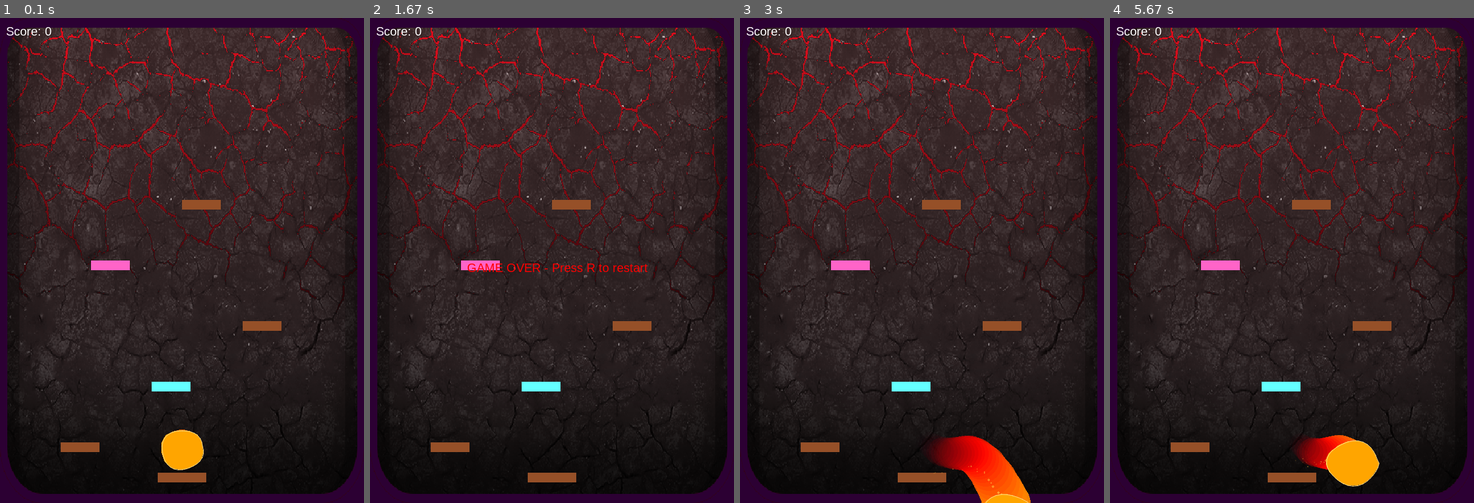
Above: before the commit, frames 1-4 (left to right).
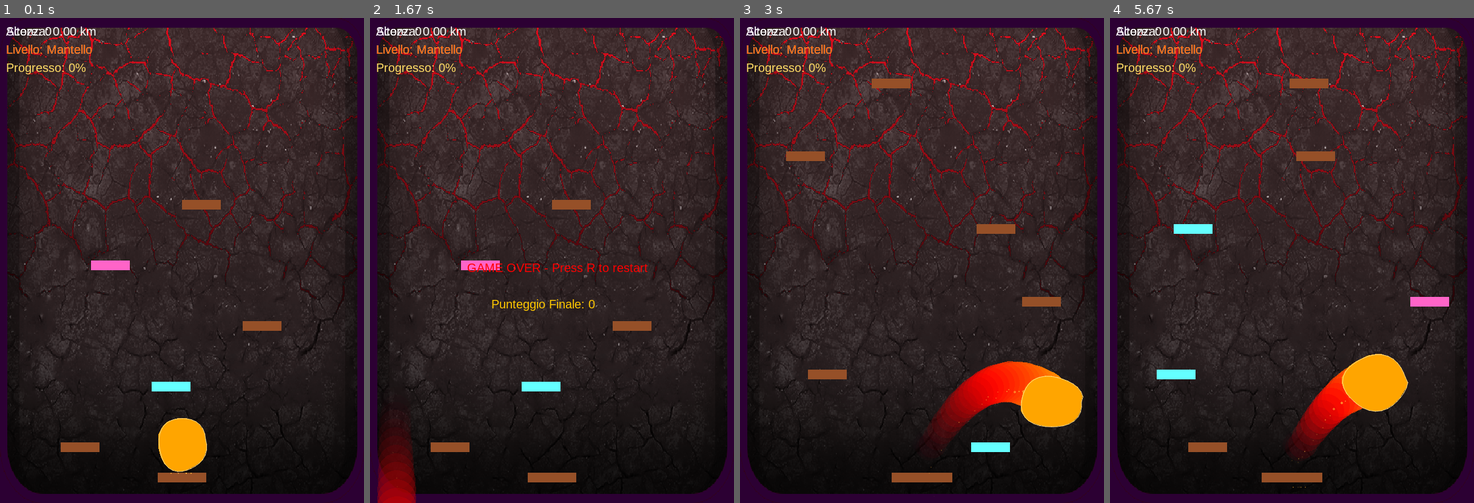
Above: after the commit, the same moments.

Repository: neverstones/volcano
Game: pygame game, started from riseup.py
The game is run twice, just before and just after one commit, with the same random seed, the same clock (stepped at 60 frames per second) and the same inputs.
Inputs:
- Up to frame 1 (0.1 s): no input
- Up to frame 2 (1.67 s): hold Left 0.33-0.87 s; hold Left 0.9-1.3 s; hold Right from 1.33 s (still down)
- Up to frame 3 (3 s): release Right at 1.97 s; hold R 2.5-2.97 s; hold Right 2.5-2.97 s
- Up to frame 4 (5.67 s): hold Right 3-3.47 s; tap Space at 4 s; hold R from 5.33 s (still down); hold Right from 5.33 s (still down)

The runs differ from the first frame. In frame 1, 1.0% of the frame differs, in the area x 1-57%, y 1-94%; in frame 2, 2.2%; in frame 3, 8.7%, in the area x 1-95%, y 1-100%; in frame 4, 7.1%.

Commit message:
Update riseup.py

Diff:
--- a/riseup.py
+++ b/riseup.py
@@ -1,6 +1,21 @@
 import pygame, random, math, sys
+import logging
+from datetime import datetime
 
 pygame.init()
+
+# Configurazione del logging
+log_filename = f"volcano_debug_{datetime.now().strftime('%Y%m%d_%H%M%S')}.log"
+logging.basicConfig(
+    filename=log_filename,
+    level=logging.DEBUG,
+    format='%(asctime)s - %(message)s',
+    datefmt='%H:%M:%S'
+)
+
+def log_debug(message):
+    print(f"DEBUG - {message}")
+    logging.debug(message)
 
 # ----------------- Window -----------------
 WIDTH, HEIGHT = 600, 800
@@ -9,11 +24,29 @@
 clock = pygame.time.Clock()
 FONT = pygame.font.SysFont("Arial", 20)
 
+# ----------------- Game Levels -----------------
+LEVEL_MANTELLO = 0
+LEVEL_CROSTA = 1
+LEVEL_VULCANO = 2
+
+level_names = ["Mantello", "Crosta Terrestre", "Vulcano"]
+# Definiamo le altezze in km per ogni livello
+MANTELLO_HEIGHT = 15  # 15 km per il mantello
+CROSTA_HEIGHT = 30    # +15 km per la crosta (totale 30km)
+VULCANO_HEIGHT = 40   # +10 km per il vulcano (totale 40km)
+
+level_heights = [MANTELLO_HEIGHT * 1000, (CROSTA_HEIGHT - MANTELLO_HEIGHT) * 1000, (VULCANO_HEIGHT - CROSTA_HEIGHT) * 1000]  # conversione in pixel (1 km = 1000 pixel)
+level_colors = [
+    (255, 100, 0),    # Mantello: rosso-arancio caldo
+    (139, 69, 19),    # Crosta: marrone
+    (169, 169, 169)   # Vulcano: grigio
+]
+
 # ----------------- Load Background Tiles -----------------
 bg_tiles = [
-    pygame.image.load("./RoundedBlocks/lava.png").convert(),
-    pygame.image.load("./RoundedBlocks/stone.png").convert(),
-    pygame.image.load("./RoundedBlocks/ground.png").convert_alpha()
+    pygame.image.load("./RoundedBlocks/lava.png").convert(),    # mantello
+    pygame.image.load("./RoundedBlocks/stone.png").convert(),   # crosta
+    pygame.image.load("./RoundedBlocks/ground.png").convert_alpha()  # vulcano
 ]
 
 # scale tiles
@@ -50,26 +83,34 @@
         self.particles = []
 
     def apply_input(self, keys):
-        speed = 5
+        accel = 1.2
+        max_speed = 8
+        friction = 0.85
+
         if keys[pygame.K_LEFT] or keys[pygame.K_a]:
-            self.vx = -speed
+            self.vx = max(-max_speed, self.vx - accel)
         elif keys[pygame.K_RIGHT] or keys[pygame.K_d]:
-            self.vx = speed
+            self.vx = min(max_speed, self.vx + accel)
         else:
-            self.vx = 0
+            self.vx *= friction  # scivolamento graduale
 
     def update_physics(self, dt, gravity=0.8):
-        self.vy += gravity
+        # Limita la velocità massima di caduta
+        max_fall_speed = 15
+        self.vy = min(self.vy + gravity, max_fall_speed)
+
+        # Aggiorna posizione
         self.x += self.vx
         self.y += self.vy
 
-        # horizontal walls
+        # Rimbalzo dalle pareti con effetto elastico
+        bounce_factor = 0.7
         if self.x - self.radius < 0:
             self.x = self.radius
-            self.vx = 0
+            self.vx = abs(self.vx) * bounce_factor
         if self.x + self.radius > WIDTH:
             self.x = WIDTH - self.radius
-            self.vx = 0
+            self.vx = -abs(self.vx) * bounce_factor
 
         # trail
         self.trail.insert(0, (self.x, self.y))
@@ -142,19 +183,29 @@
             int(c1[2]*(1-t)+c2[2]*t))
 
 def check_platform_collision(ball, platforms, world_offset):
-    # collisione se scende o fermo appoggiato
     for i, plat in enumerate(platforms):
         plat_rect = plat.copy()
         plat_rect.y += world_offset
+
+        # Verifica collisione orizzontale
         if ball.x + ball.radius > plat_rect.left and ball.x - ball.radius < plat_rect.right:
-            if ball.vy >= 0 and ball.y + ball.radius >= plat_rect.top and ball.y + ball.radius <= plat_rect.top + max(ball.vy,5):
-                return True, i
+            # Verifica collisione verticale solo quando la palla sta scendendo (vy >= 0)
+            if ball.vy >= 0:
+                ball_bottom = ball.y + ball.radius
+                # Aumenta il margine di collisione per rendere più facile atterrare
+                margin = 10
+                if ball_bottom >= plat_rect.top - margin and ball_bottom <= plat_rect.top + ball.vy + margin:
+                    print(f"DEBUG - Collisione con piattaforma {i} - Tipo: {platform_types[i]}")
+                    print(f"DEBUG - Posizione piattaforma: y={plat_rect.y}, player y={ball.y}")
+                    return True, i
     return False, None
 
 
 
+# ----------------- Reset Game -----------------
+
 def reset_game():
-    global player, world_offset, score, GAME_OVER, tiles_revealed
+    global player, world_offset, score, GAME_OVER, tiles_revealed, platforms, platform_types, current_level
     player.x = WIDTH//2
     player.y = HEIGHT - 100
     player.vx = player.vy = 0
@@ -164,10 +215,50 @@
     world_offset = 0
     score = 0
     GAME_OVER = False
-    tiles_revealed = 1  # mostra solo primo tile
+    tiles_revealed = 1
+    current_level = LEVEL_MANTELLO
+
+    print("DEBUG - Resettando il gioco")
+
+    # Resetta le piattaforme
+    platforms = []
+    platform_types = []
+
+    # Crea piattaforme iniziali
+    for i in range(15):  # Aumenta il numero di piattaforme iniziali
+        x = random.randint(50, WIDTH-100)
+        y = HEIGHT - 100 - i * 100
+        plat_width = 64
+        platforms.append(pygame.Rect(x, y, plat_width, 16))
+        plat_type = random.choices([0,1,2], weights=[40,40,20])[0]  # Più probabilità di boost all'inizio
+        platform_types.append(plat_type)
+        print(f"DEBUG - Creata piattaforma iniziale tipo {plat_type} a y={y}")
+
+    # Piattaforma di partenza più larga
+    start_platform = pygame.Rect(WIDTH//2 - 50, HEIGHT - 50, 100, 16)
+    platforms.insert(0, start_platform)
+    platform_types.insert(0, 0)
+
+    # Resetta le piattaforme iniziali del livello mantello
+    platforms = []
+    platform_types = []
+
+    # Genera le prime piattaforme del mantello
+    for i in range(6):
+        x = random.randint(50, WIDTH-100)
+        y = HEIGHT - 100 - i * 120
+        plat_width = 64
+        platforms.append(pygame.Rect(x, y, plat_width, 16))
+        # Nel mantello: più piattaforme boost
+        plat_type = random.choices([0,1,2], weights=[50,35,15])[0]
+        platform_types.append(plat_type)
+
+    # Piattaforma di partenza più larga e stabile
+    start_platform = pygame.Rect(WIDTH//2 - 50, HEIGHT - 50, 100, 16)
+    platforms.insert(0, start_platform)
+    platform_types.insert(0, 0)  # piattaforma normale
 
 def draw_background():
-    # Mostra solo i tile in base al numero di salti
     for i in range(tiles_revealed):
         screen.blit(bg_tiles[i], (0,0))
 
@@ -177,11 +268,12 @@
 t_global = 0
 score = 0
 GAME_OVER = False
-tiles_revealed = 1  # solo primo tile inizialmente
+tiles_revealed = 1
 jumps_made = 0
+current_level = LEVEL_MANTELLO  # Inizializza il livello corrente
 
 def main():
-    global t_global, world_offset, score, GAME_OVER, tiles_revealed, jumps_made
+    global t_global, world_offset, score, GAME_OVER, tiles_revealed, jumps_made, current_level
     running = True
     while running:
         dt = clock.tick(60)/1000.0
@@ -190,56 +282,136 @@
         for ev in pygame.event.get():
             if ev.type == pygame.QUIT:
                 running = False
-            if ev.type == pygame.KEYDOWN:
-                if ev.key == pygame.K_SPACE:
+            elif ev.type == pygame.KEYDOWN:
+                if ev.key == pygame.K_SPACE and not GAME_OVER:
                     grounded, idx = check_platform_collision(player, platforms, world_offset)
-                    if grounded and not GAME_OVER:
-                        plat = platforms[idx]
-                        player.y = plat.top - player.radius
-                        if platform_types[idx] == 1:
-                            player.vy = -22  # jump boost
-                            jumps_made += 1
-                        else:
-                            player.vy = -15  # normal jump
-                            jumps_made += 1
-                            if platform_types[idx] == 2:
-                                jumps_made += 1
-                                player.radius = min(80, player.radius + 6)  # increase size on bouncy
-                                score += 15
-
-                if ev.key == pygame.K_r and GAME_OVER:
+                    if grounded:
+                        player.vy = -14  # Salto standard per tutte le piattaforme
+
+                elif ev.key == pygame.K_r and GAME_OVER:
                     reset_game()
 
         keys = pygame.key.get_pressed()
         player.apply_input(keys)
         player.update_physics(dt)
 
-        # scrolling
-        SCROLL_THRESH = HEIGHT*0.35
-        highest_platform_y = min([p.y + world_offset for p in platforms])
-        if player.y < SCROLL_THRESH and player.y < highest_platform_y + 100:
+        # scroll e gestione livelli
+        SCROLL_THRESH = HEIGHT * 0.35
+        if player.y < SCROLL_THRESH:
             dy = SCROLL_THRESH - player.y
             world_offset += dy
-            player.y = SCROLL_THRESH
-            score += int(dy*0.2)
-
-        # collision
+            score += int(dy * 0.2)
+
+            # Determina il livello corrente in base all'altezza in km
+            current_level = LEVEL_MANTELLO
+            current_height = -world_offset
+            height_km = current_height / 1000  # Converti in km
+            log_debug(f"Stato gioco - Altezza: {height_km:.2f} km, World offset: {world_offset}, Player y: {player.y}, Velocità y: {player.vy}")
+
+            # Cambio livello basato sui km
+            if height_km > MANTELLO_HEIGHT:
+                current_level = LEVEL_CROSTA
+                if not tiles_revealed == 2:
+                    print(f"DEBUG - Passaggio alla Crosta Terrestre a {height_km:.2f} km")
+                    tiles_revealed = 2
+            if height_km > CROSTA_HEIGHT:
+                current_level = LEVEL_VULCANO
+                if not tiles_revealed == 3:
+                    print(f"DEBUG - Passaggio al Vulcano a {height_km:.2f} km")
+                    tiles_revealed = 3
+            print(f"DEBUG - Livello corrente: {level_names[current_level]}")
+
+            # Genera piattaforme specifiche per il livello
+            # Trova la piattaforma più alta considerando l'offset del mondo
+            highest_plat = float('inf')
+            for p in platforms:
+                plat_height = p.y + world_offset
+                highest_plat = min(highest_plat, plat_height)
+                print(f"DEBUG - Piattaforma a y: {p.y}, con offset: {plat_height}")
+
+            print(f"DEBUG - Piattaforma più alta trovata a: {highest_plat}")
+
+            # Genera nuove piattaforme se necessario
+            platforms_generated = 0
+            max_height = -8 * HEIGHT  # Aumentiamo ancora di più il buffer di piattaforme sopra lo schermo
+            while (highest_plat > max_height or len(platforms) < 150) and len(platforms) < 250:  # Aumentiamo significativamente il numero di piattaforme
+                x = random.randint(50, WIDTH-100)
+                # Riduciamo la distanza tra le piattaforme per garantire salti più fluidi
+                min_dist = 30  # Distanza minima tra piattaforme
+                max_dist = 45  # Distanza massima tra piattaforme
+                y = highest_plat - random.randint(min_dist, max_dist)
+                plat_width = random.randint(90, 130)  # Piattaforme ancora più larghe per facilitare l'atterraggio
+                print(f"DEBUG - Tentativo generazione piattaforma a y={y}")
+                platforms_generated += 1
+
+                # Tutte le piattaforme saranno normali, cambia solo lo sfondo per livello
+                plat_type = 0  # Solo piattaforme normali
+                plat_width = random.randint(90, 130)  # piattaforme larghe per facile atterraggio
+                if current_level == LEVEL_MANTELLO:
+                    log_debug(f"Nuova piattaforma MANTELLO - Y: {y}, Width: {plat_width}, Distanza dalla precedente: {highest_plat - y}")
+                elif current_level == LEVEL_CROSTA:
+                    log_debug(f"Nuova piattaforma CROSTA - Y: {y}, Width: {plat_width}, Distanza dalla precedente: {highest_plat - y}")
+                else:
+                    log_debug(f"Nuova piattaforma VULCANO - Y: {y}, Width: {plat_width}, Distanza dalla precedente: {highest_plat - y}")
+                    print(f"DEBUG - Generata piattaforma VULCANO - Tipo: {plat_type}")
+
+                platforms.append(pygame.Rect(x, y, plat_width, 16))
+                platform_types.append(plat_type)
+                highest_plat = y
+
+            # Rimuovi piattaforme troppo in basso
+            platforms_before = len(platforms)
+            while len(platforms) > 120 and platforms[-1].y + world_offset > HEIGHT * 2:  # Manteniamo più piattaforme attive
+                removed_y = platforms[-1].y + world_offset
+                removed_type = platform_types[-1]
+                platforms.pop()
+                platform_types.pop()
+                print(f"DEBUG - Rimossa piattaforma a y={removed_y}, tipo={removed_type}")
+
+            if platforms_before != len(platforms):
+                print(f"DEBUG - Piattaforme rimosse: {platforms_before - len(platforms)}")
+                print(f"DEBUG - Piattaforme rimanenti: {len(platforms)}")
+                print(f"DEBUG - Tipi rimanenti: {platform_types}")
+
+            # Aggiorna il background in base al livello
+            if current_height > sum(level_heights):
+                # Il giocatore ha raggiunto la cima del vulcano!
+                GAME_OVER = True
+                score += 10000  # bonus completamento
+
+        # collision e rimbalzo
         grounded, idx = check_platform_collision(player, platforms, world_offset)
-        if grounded:
+        if grounded and player.vy >= 0:  # Solo quando sta scendendo o è fermo
             plat = platforms[idx]
-            player.y = plat.top - player.radius
-            player.vy = 0
-            player.radius = min(80, player.base_radius)  # reset radius when grounded
+            player.y = plat.top + world_offset - player.radius  # Correggi la posizione considerando l'offset
+
+            # Tutte le piattaforme hanno lo stesso rimbalzo
+            player.vy = -14  # Rimbalzo standard per tutte le piattaforme
+            log_debug(f"Rimbalzo - Pos Y: {player.y}, Velocità Y: {player.vy}, Piattaforma Y: {plat.top + world_offset}")            # Effetto sonoro e particelle (opzionale)
+            player.particles.extend([
+                [player.x + random.uniform(-20,20),
+                 player.y + player.radius,
+                 random.uniform(1,3),
+                 random.randint(20,30)]
+                for _ in range(5)
+            ])
+
 
         # game over
         if player.y - player.radius > HEIGHT:
             GAME_OVER = True
+            log_debug(f"GAME OVER - Pos Y: {player.y}, Velocità Y: {player.vy}, Ultima piattaforma Y: {platforms[-1].y + world_offset}")
 
         # ----------------- Draw -----------------
         screen.fill((0,0,0))
         draw_background()
 
-        # draw platforms
+        # Mostra altezza e livello corrente
+        height_text = FONT.render(f"Altezza: {(-world_offset/1000):.2f} km", True, (255, 255, 255))
+        level_text = FONT.render(f"Livello: {level_names[current_level]}", True, (255, 255, 255))
+        screen.blit(height_text, (10, 10))
+        screen.blit(level_text, (10, 40))
+
         for i, plat in enumerate(platforms):
             rect = plat.copy()
             rect.y += world_offset
@@ -255,11 +427,49 @@
         player.draw_particles(screen)
         player.draw_wobbly(screen, t_global)
 
-        txt = FONT.render(f"Score: {score}", True, (255,255,255))
+        # Determina il livello corrente e progresso
+        current_height = -world_offset
+        current_level = LEVEL_MANTELLO
+        level_progress = 0
+
+        if current_height > level_heights[LEVEL_MANTELLO]:
+            current_level = LEVEL_CROSTA
+            level_progress = (current_height - level_heights[LEVEL_MANTELLO]) / level_heights[LEVEL_CROSTA]
+        elif current_height > 0:
+            level_progress = current_height / level_heights[LEVEL_MANTELLO]
+
+        if current_height > level_heights[LEVEL_MANTELLO] + level_heights[LEVEL_CROSTA]:
+            current_level = LEVEL_VULCANO
+            level_progress = (current_height - (level_heights[LEVEL_MANTELLO] + level_heights[LEVEL_CROSTA])) / level_heights[LEVEL_VULCANO]
+
+        # Visualizza informazioni
+        total_score = score + int(current_height * 0.1)
+        txt = FONT.render(f"Score: {total_score}", True, (255,255,255))
         screen.blit(txt, (10,10))
+
+        # Mostra livello corrente e progresso
+        level_txt = FONT.render(f"Livello: {level_names[current_level]}", True, level_colors[current_level])
+        screen.blit(level_txt, (10,40))
+
+        # Barra di progresso del livello
+        progress = int(level_progress * 100)
+        progress_txt = FONT.render(f"Progresso: {progress}%", True, (255,220,100))
+        screen.blit(progress_txt, (10,70))
+
         if GAME_OVER:
-            txt = FONT.render("GAME OVER - Press R to restart", True, (255,0,0))
-            screen.blit(txt, (WIDTH//2-140, HEIGHT//2))
+            if current_height > sum(level_heights):
+                # Vittoria!
+                victory_txt = FONT.render("VITTORIA! - Eruzione Completata!", True, (255,215,0))
+                screen.blit(victory_txt, (WIDTH//2-180, HEIGHT//2))
+                bonus_txt = FONT.render("Bonus Completamento: +10000", True, (255,215,0))
+                screen.blit(bonus_txt, (WIDTH//2-140, HEIGHT//2+30))
+            else:
+                # Game Over normale
+                txt = FONT.render("GAME OVER - Press R to restart", True, (255,0,0))
+                screen.blit(txt, (WIDTH//2-140, HEIGHT//2))
+
+            final_score = FONT.render(f"Punteggio Finale: {total_score}", True, (255,200,0))
+            screen.blit(final_score, (WIDTH//2-100, HEIGHT//2+60))
 
         pygame.display.flip()
 
